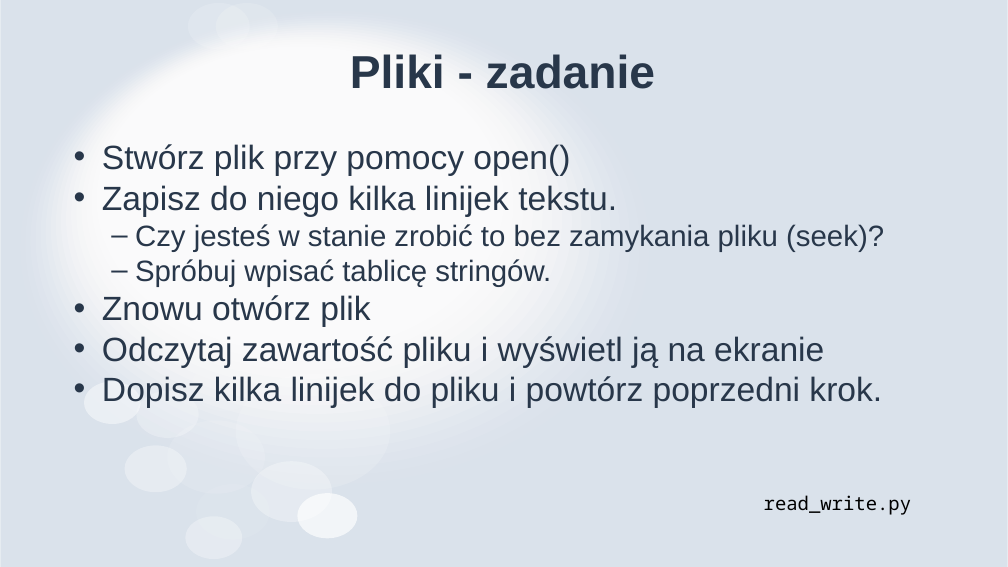
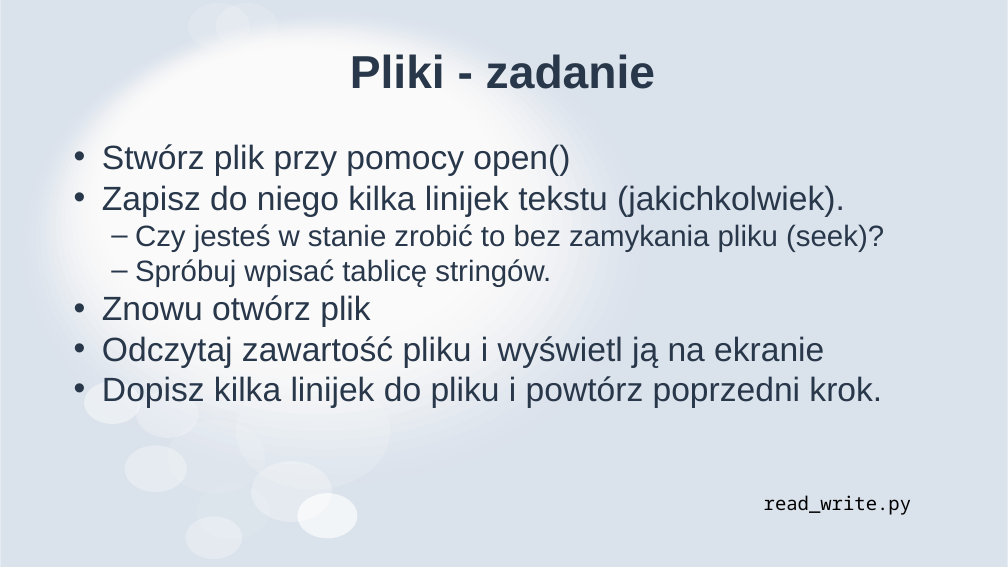
Before and after one commit to MikoStoro/ETI_Academy_python, a slide deck: slide 10 of EverydayPython/EverydayPython.pptx. Drawn at 1008x567 pixels with LibreOffice and Linux fonts; fonts in the diff are those of the drawing. Boxes give left, top, right and bottom in pixels: in the first picture for what was removed or moved away, otherwise in the second. Text is boxed around its words. In the diff, an @@ line names an element or a change of style, - is before the commit and + after.

```diff
--- a/EverydayPython/EverydayPython.pptx
+++ b/EverydayPython/EverydayPython.pptx
@@ text at <box>102,185,845,217</box>: text changed @@
-• Zapisz do niego kilka linijek tekstu.
+• Zapisz do niego kilka linijek tekstu (jakichkolwiek).
```
Also in this commit, not shown: 2 slides added, 9 other files.
